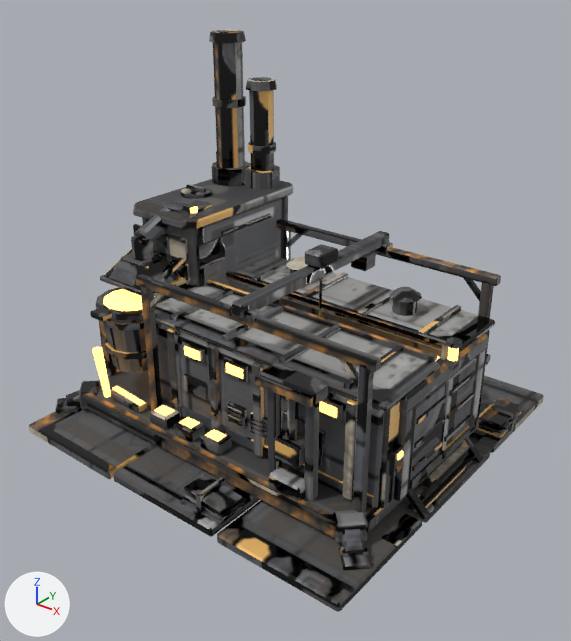
Two versions of the glTF model packages/client/assets/models/vanguard.foundry.glb, one commit apart.
Rendered twice from a 50 mm lens placed at (1.112, -1.429, 1.166), pointed at (0.024, -0.068, 0.323). Lighting does not change. The marker at lower left points along +X, +Y and +Z. The first picture is the older version. Where no turn or scale is listed for an object, it has been applied to the vertices. Vertices at exactly the same position are counted once.

Names of what the first picture shows: 'body'.
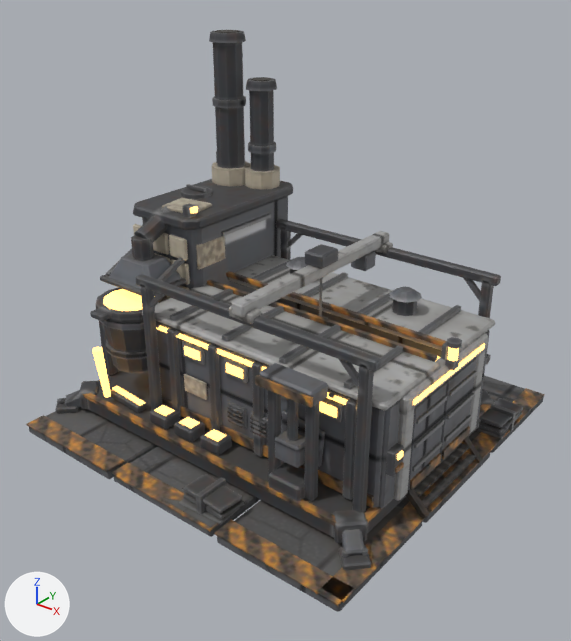
Patch to the scene script:
```diff
--- a/packages/client/assets/models/vanguard.foundry.glb.py
+++ b/packages/client/assets/models/vanguard.foundry.glb.py
@@ me_body @@
 # used by ob_body; location = (0.0, 0.0, 0.0)
-me_body.from_pydata(...)  # 3838 vertices, 6748 faces; spans x -0.514..0.504, y -0.493..0.493, z -0.007..0.942
+me_body.from_pydata(...)  # 3870 vertices, 6796 faces; spans x -0.514..0.504, y -0.497..0.493, z -0.007..0.942
+# me_body part 1: a new loose piece, a box spanning x 0.4433..0.4967, y -0.4833..0.4833, z 0.0267..0.0307, in mat_foundry
+# me_body part 2: a new loose piece, a box spanning x -0.4933..-0.1733, y -0.4967..-0.4433, z 0.0267..0.0307, in mat_foundry
+# me_body part 3: a new loose piece, a box spanning x -0.16..0.16, y -0.4967..-0.4433, z 0.0267..0.0307, in mat_foundry
+# me_body part 4: a new loose piece, a box spanning x 0.1733..0.4933, y -0.4967..-0.4433, z 0.0267..0.0307, in mat_foundry
+# me_body part 5: a new loose piece, a box spanning x -0.2067..0.4, y -0.282..-0.278, z 0.3108..0.3225, in mat_lamp (orange #f3bf6f, glowing orange #ffc46c)
+# me_body part 6: a new loose piece, a box spanning x 0.458..0.462, y -0.2..0.1167, z 0.3142..0.3258, in mat_lamp (orange #f3bf6f, glowing orange #ffc46c)
+# me_body part 7: the loose piece of 8 vertices spanning x 0.457..0.497, y -0.29..-0.19, z 0.027..0.031 is deleted
+# me_body part 8: the loose piece of 8 vertices spanning x 0.457..0.497, y 0.107..0.207, z 0.027..0.031 is deleted
+# me_body part 9: 6115 kept faces spanning x -0.514..0.504, y -0.493..0.493, z -0.007..0.942 get new texture (UV) coordinates
 me_body.materials.append(mat_foundry)
```

Where the change shows, as pixel boxes (x1, y1, x2, y2) in the pictures (571 x 641 px):
'body', reshaped: before (29, 30, 544, 612); after (26, 30, 545, 612)
part 1 of me_body, added: after (321, 388, 545, 603)
part 2 of me_body, added: after (26, 415, 124, 472)
part 3 of me_body, added: after (111, 463, 219, 531)
part 4 of me_body, added: after (214, 520, 354, 606)
part 5 of me_body, added (mostly hidden): after (156, 325, 348, 405)
part 6 of me_body, added: after (413, 344, 485, 405)
part 7 of me_body, deleted: before (381, 514, 421, 547)
part 8 of me_body, deleted: before (474, 434, 501, 458)
part 9 of me_body, surface changed: (29, 30, 544, 611) in both
